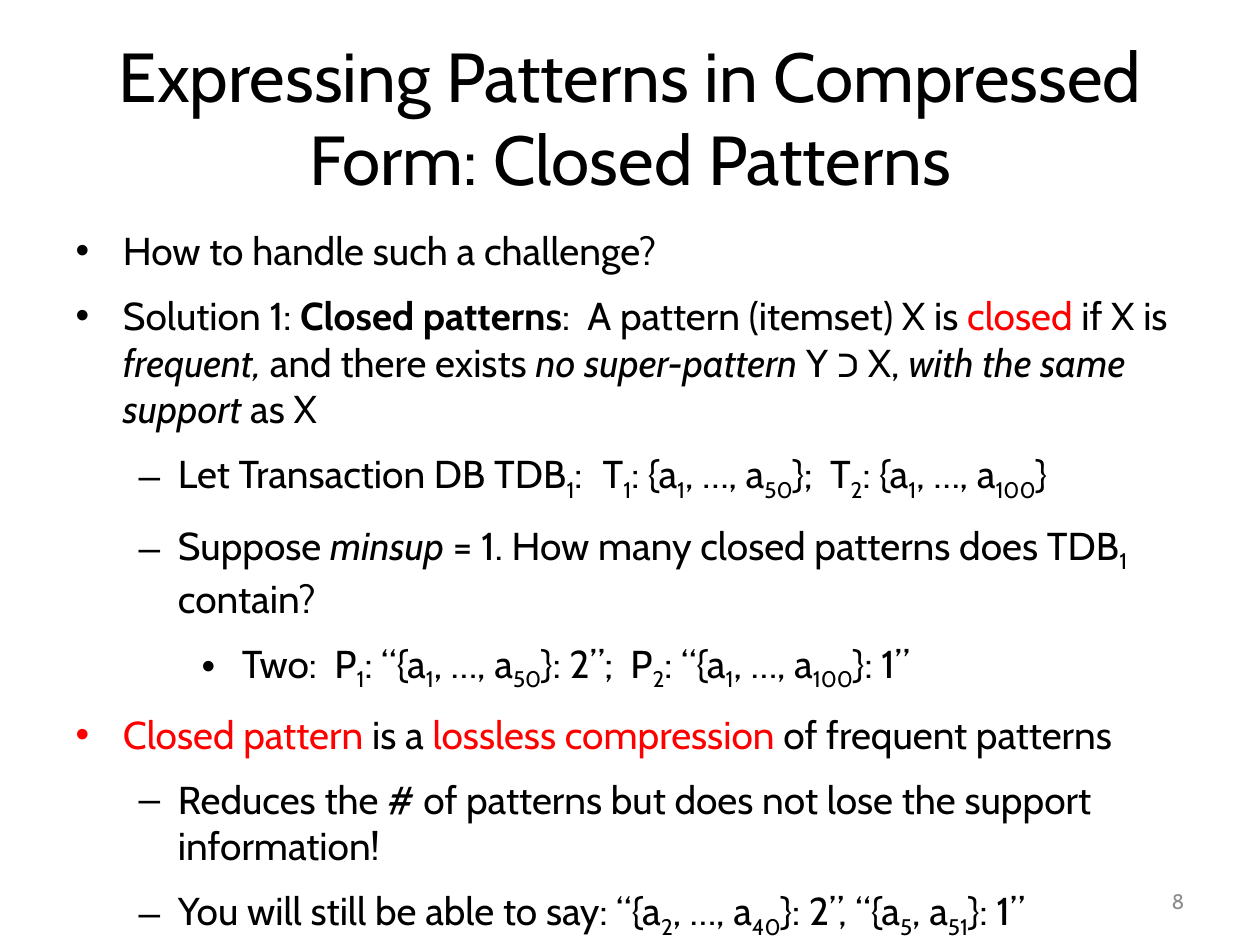
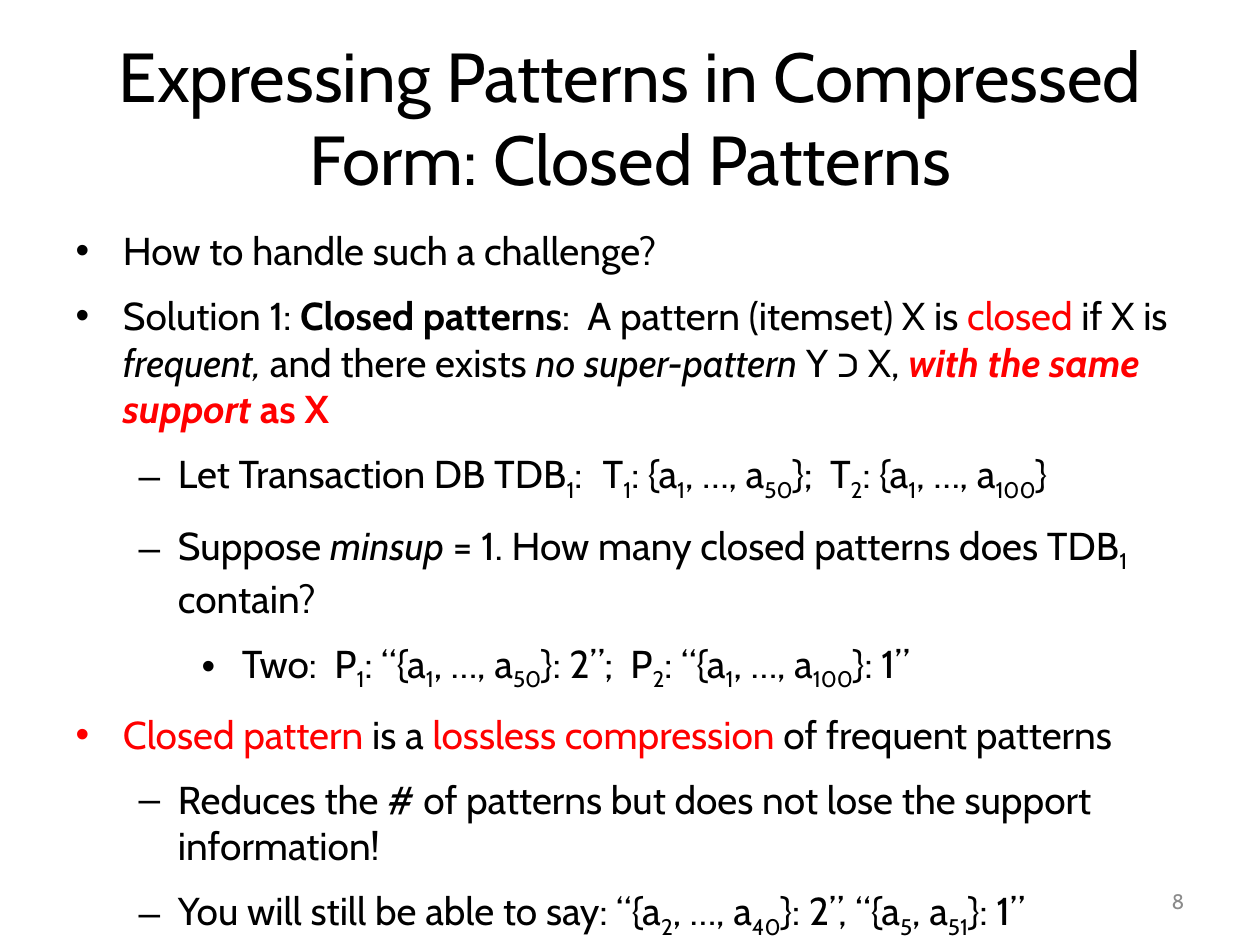
Before and after one commit to mjiang89/mjiang89.github.io, a slide deck: slide 8 of teaching/CS412Summer17-Chapter6.pptx. Drawn at 1260x945 pixels with LibreOffice and Linux fonts; fonts in the diff are those of the drawing. Boxes give left, top, right and bottom in pixels: in the first picture for what was removed or moved away, otherwise in the second. Text is boxed around its words. In the diff, an @@ line names an element or a change of style, - is before the commit and + after.

```diff
--- a/teaching/CS412Summer17-Chapter6.pptx
+++ b/teaching/CS412Summer17-Chapter6.pptx
@@ text at (123,301,1167,432): text colour #000000 to #FF0000, bold on in "with the same support as X" @@
```
Also in this commit, not shown: 16 other slides changed, 6 slides added, 1 slide removed, 2 other files.
